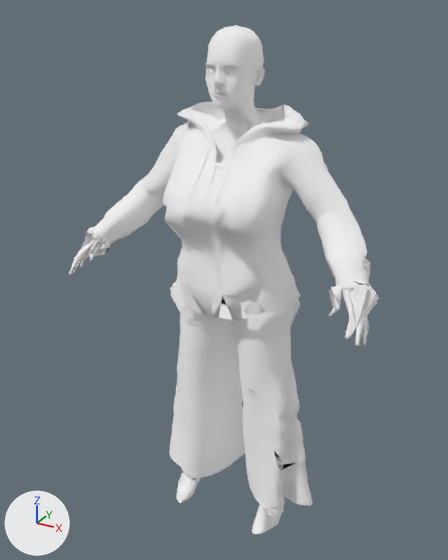
Two versions of the glTF model public/models/crew/social.lod1.glb, one commit apart.
Both versions are drawn from a 50 mm camera at (0.875, -1.703, 1.716) aimed at (-0.035, -0.049, 0.889). Lighting does not change. The marker at lower left points along +X, +Y and +Z. The first picture is the older version. Vertices at exactly the same position are counted once.

The first picture shows 'cloth', 'skin_body', 'skin_head' and 1 more.
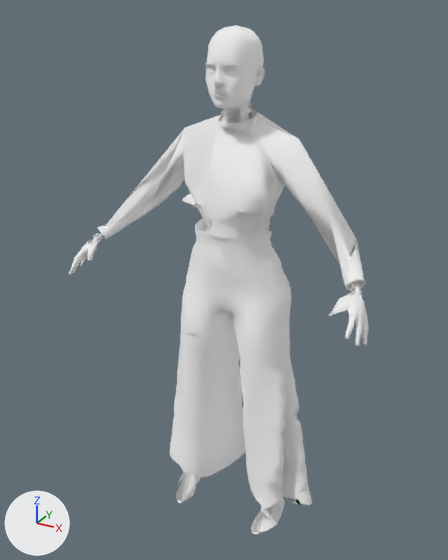
Diff of the bpy script that builds the scene:
```diff
--- a/public/models/crew/social.lod1.glb.py
+++ b/public/models/crew/social.lod1.glb.py
@@ me_skin_body @@
 # used by ob_skin_body; location = (0.0, 0.0, 0.0)
-me_skin_body.from_pydata(...)  # 894 vertices, 1572 faces; spans x -0.51..0.511, y -0.303..0.053, z 0.893..1.521
+me_skin_body.from_pydata(...)  # 737 vertices, 1279 faces; spans x -0.51..0.51, y -0.303..0.033, z 0.893..1.52
+# me_skin_body part 1: a new loose piece of 14 vertices spanning x -0.126..-0.058, y -0.164..-0.1, z 1.148..1.185, in mat_skin (white #ffffff)
+# me_skin_body part 2: 2 vertices moved from x 0.467..0.485, y -0.218..-0.198, z 1.037..1.046 to x 0.473..0.475, y -0.25..-0.248, z 0.949..0.952; 172 vertices removed from x 0.348..0.511, y -0.278..-0.061, z 0.901..1.067; 138 vertices added at x 0.411..0.51, y -0.294..-0.158, z 0.893..1.025
+# me_skin_body part 3: 152 vertices removed from x -0.155..0.232, y -0.152..0.053, z 1.274..1.504; 137 vertices added at x -0.074..0.123, y -0.069..0.033, z 1.097..1.496
+# me_skin_body part 4: 7 vertices moved from x -0.496..-0.41, y -0.25..-0.189, z 0.946..1.011 to x -0.502..-0.412, y -0.244..-0.173, z 0.902..1.006; 167 vertices removed from x -0.506..-0.39, y -0.261..-0.109, z 0.901..1.051; 88 vertices added at x -0.498..-0.413, y -0.276..-0.156, z 0.911..1.025
+# other edits to the shape of me_skin_body do not show in these pictures
 me_skin_body.materials.append(mat_skin)
@@ me_cloth @@
 # used by ob_cloth; location = (0.0, 0.0, 0.0)
-me_cloth.from_pydata(...)  # 6320 vertices, 12134 faces; spans x -0.481..0.473, y -0.25..0.181, z -0.018..1.457
+me_cloth.from_pydata(...)  # 3073 vertices, 5861 faces; spans x -0.465..0.465, y -0.182..0.175, z -0.018..1.434
+# me_cloth part 5: the loose piece of 2915 vertices spanning x -0.481..0.473, y -0.25..0.137, z 0.825..1.457 is rebuilt with 334 vertices and now spans x -0.465..0.465, y -0.182..0.064, z 0.997..1.434
+# me_cloth part 6: the loose piece of 705 vertices spanning x -0.191..0.171, y -0.198..0.091, z 0.982..1.413 is deleted
+# me_cloth part 7: 26 vertices moved within x -0.236..0.238, y -0.134..0.04, z -0.017..0.471; 2371 vertices removed from x -0.304..0.321, y -0.184..0.181, z -0.018..1.092; 2388 vertices added at x -0.303..0.319, y -0.18..0.175, z -0.018..1.09
+# other edits to the shape of me_cloth do not show in these pictures
 me_cloth.materials.append(mat_cloth)
```

Location of each change, (x1, y1, x2, y2) in pixels of the pictures (448 x 560 px; the box of a moved part takes in the faces that stretch with it):
'cloth', reshaped
    before: (92, 101, 370, 534)
    after: (97, 109, 366, 534)
'skin_body', reshaped
    before: (69, 87, 379, 346)
    after: (69, 95, 369, 346)
part 1 of me_skin_body, added
    after: (183, 194, 202, 208)
part 2 of me_skin_body, moved or reshaped
    before: (329, 279, 379, 344)
    after: (329, 283, 367, 345)
part 3 of me_skin_body, moved or reshaped
    before: (212, 87, 261, 168)
    after: (219, 95, 257, 132)
part 4 of me_skin_body, moved or reshaped
    before: (70, 227, 111, 275)
    after: (70, 233, 103, 275)
part 5 of me_cloth, rebuilt (18% shorter)
    before: (92, 101, 370, 321)
    after: (97, 109, 366, 290)
part 6 of me_cloth, deleted (mostly hidden)
    before: (210, 114, 281, 243)
part 7 of me_cloth, moved or reshaped
    before: (169, 276, 313, 534)
    after: (170, 218, 312, 533)
